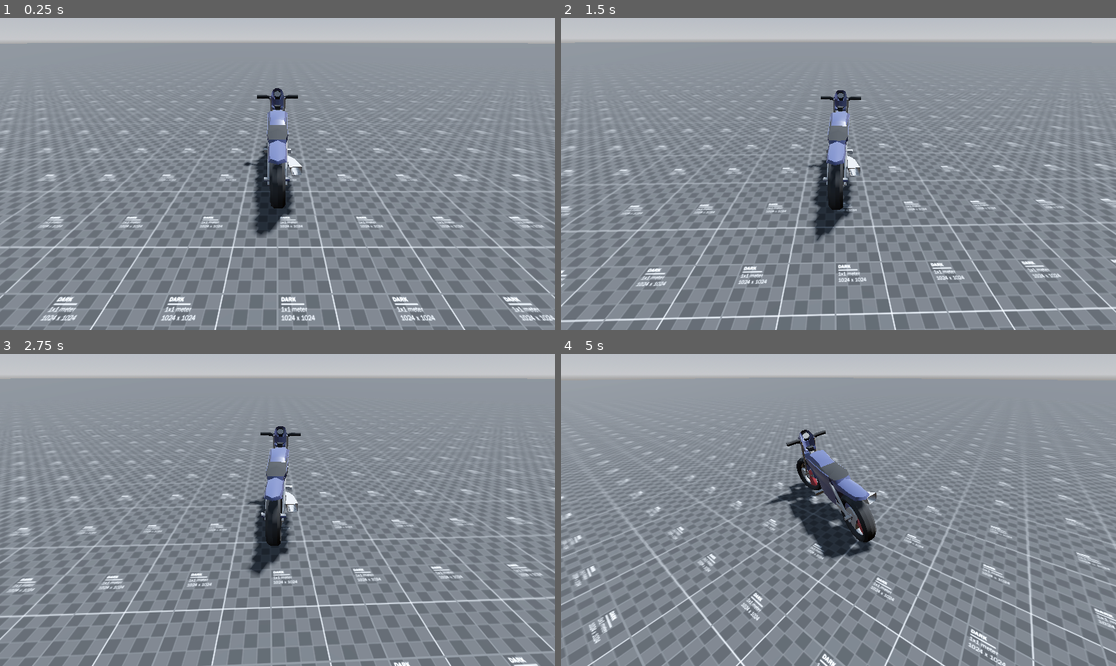
Above: before the commit, frames 1-4 (two rows, left to right).
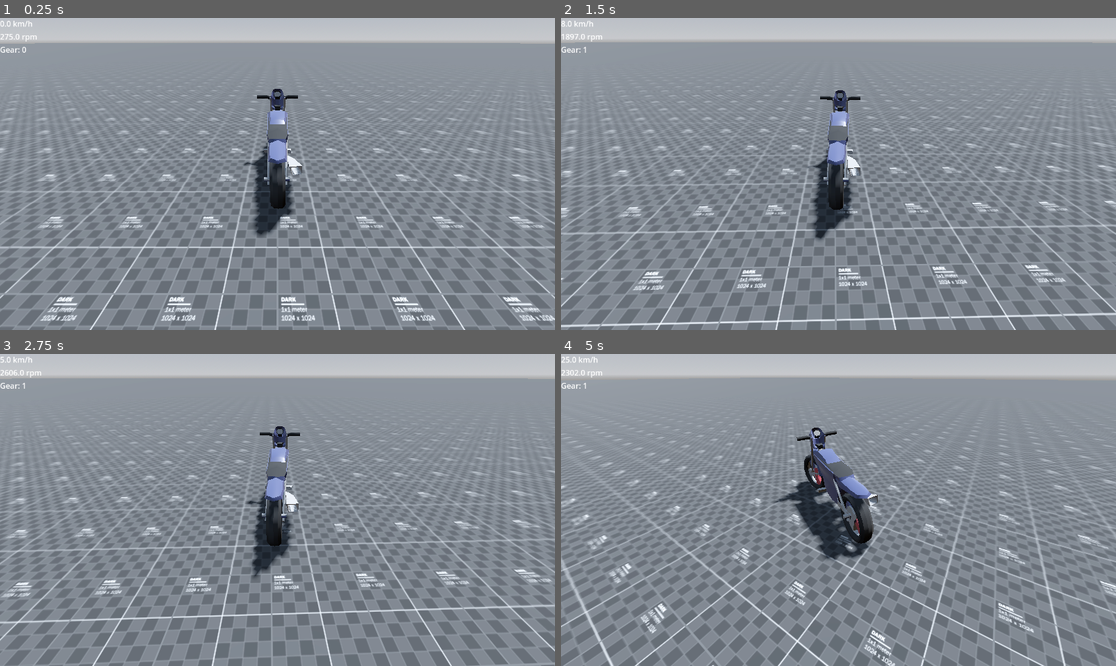
Above: after the commit, the same moments.

Repository: ArtinGaming/motorcycle-godot4
Game: Godot game, scene res://main.tscn
Two runs of this game, one before a commit and one after it. Both use one fixed random seed, a clock stepped at 60 frames per second and the inputs below.
Inputs:
- Up to frame 1 (0.25 s): no input
- Up to frame 2 (1.5 s): hold D (Steer Right) 0.53-1.28 s; hold W (Throttle) 0.53-1.28 s; hold S (Brakes) from 1.28 s (still down); tap W (Throttle) at 1.35 s
- Up to frame 3 (2.75 s): release S (Brakes) at 2.03 s; hold D (Steer Right) from 2.03 s (still down); hold W (Throttle) from 2.03 s (still down)
- Up to frame 4 (5 s): release W (Throttle) at 2.78 s; tap W (Throttle) at 2.85, 4.35 s; release D (Steer Right) at 3.53 s; hold W (Throttle) 3.53-4.28 s; hold A (Steer Left) from 3.53 s (still down)

The runs differ from the first frame. In frame 1, 0.2% of the frame differs, in the area x 0-96%, y 0-98%; in frame 2, 14%; in frame 3, 25%; in frame 4, 28%, in the area x 0-100%, y 0-100%.

Commit message:
added gui and adjusted some values

Diff:
--- a/main.tscn
+++ b/main.tscn
@@ -1,7 +1,8 @@
-[gd_scene load_steps=9 format=3 uid="uid://bc5tqs0sfsdt6"]
+[gd_scene load_steps=10 format=3 uid="uid://bc5tqs0sfsdt6"]
 
 [ext_resource type="Texture2D" uid="uid://dreknc4ldkl3d" path="res://prototype_texture.png" id="1_1bvp3"]
 [ext_resource type="Script" path="res://addons/gevp/scripts/vehicle_controllergd.gd" id="1_h2yge"]
+[ext_resource type="Script" path="res://addons/gevp/scripts/gui.gd" id="1_lquwl"]
 [ext_resource type="PackedScene" uid="uid://cqfp6bqy07b73" path="res://motorcycle.tscn" id="2_1bvp3"]
 [ext_resource type="Script" path="res://addons/gevp/scripts/camera.gd" id="3_lquwl"]
 
@@ -33,6 +34,33 @@
 [node name="WorldEnvironment" type="WorldEnvironment" parent="."]
 environment = SubResource("Environment_lquwl")
 
+[node name="GUI" type="Control" parent="." node_paths=PackedStringArray("vehicle")]
+layout_mode = 3
+anchors_preset = 15
+anchor_right = 1.0
+anchor_bottom = 1.0
+grow_horizontal = 2
+grow_vertical = 2
+script = ExtResource("1_lquwl")
+vehicle = NodePath("../VechicleController/motorcycle")
+
+[node name="VBoxContainer" type="VBoxContainer" parent="GUI"]
+layout_mode = 1
+anchors_preset = 15
+anchor_right = 1.0
+anchor_bottom = 1.0
+grow_horizontal = 2
+grow_vertical = 2
+
+[node name="Speed" type="Label" parent="GUI/VBoxContainer"]
+layout_mode = 2
+
+[node name="RPM" type="Label" parent="GUI/VBoxContainer"]
+layout_mode = 2
+
+[node name="Gear" type="Label" parent="GUI/VBoxContainer"]
+layout_mode = 2
+
 [node name="CSGCombiner3D" type="CSGCombiner3D" parent="."]
 use_collision = true
 metadata/_edit_lock_ = true
@@ -46,7 +74,7 @@
 vehicle_node = NodePath("motorcycle")
 
 [node name="motorcycle" parent="VechicleController" instance=ExtResource("2_1bvp3")]
-transform = Transform3D(1, 0, 0, 0, 1, 0, 0, 0, 1, 0, 0.241083, 0)
+transform = Transform3D(1, 0, 0, 0, 1, 0, 0, 0, 1, 0, 0.136788, 0)
 
 [node name="Camera3D" type="Camera3D" parent="." node_paths=PackedStringArray("follow_this")]
 transform = Transform3D(1, 0, 0, 0, 1, 0, 0, 0, 1, 0, 1.94594, 2.94581)
--- a/motorcycle.tscn
+++ b/motorcycle.tscn
@@ -585,14 +585,14 @@
 front_right_wheel = NodePath("FrontRightRaycast")
 rear_left_wheel = NodePath("RearLeftRaycast")
 rear_right_wheel = NodePath("RearRightRaycast")
-steering_speed_decay = 0.05
-max_steering_angle = 0.349066
+steering_speed_decay = 0.07
+max_steering_angle = 0.296706
 stability_yaw_ground_multiplier = 6.0
 max_torque = 400.0
 max_rpm = 4000.0
-idle_rpm = 250.0
+idle_rpm = 275.0
 torque_curve = SubResource("Curve_w5sw2")
-center_of_gravity_height_offset = -0.45
+center_of_gravity_height_offset = -0.42
 front_spring_length = 0.1
 front_resting_ratio = 0.6
 front_rebound_damp_multiplier = 2.0
